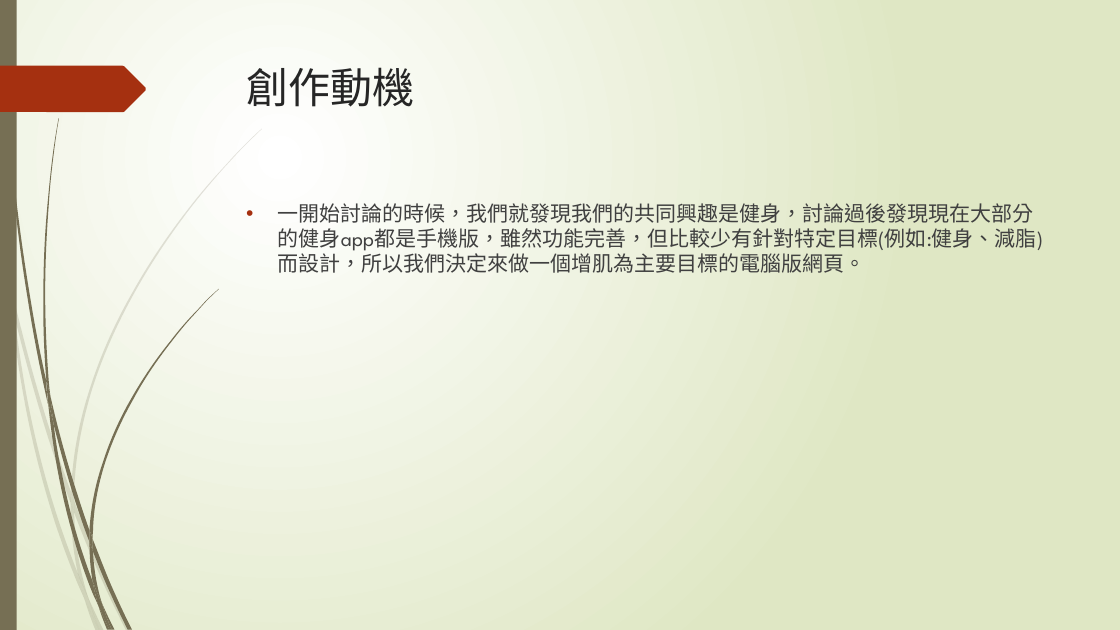
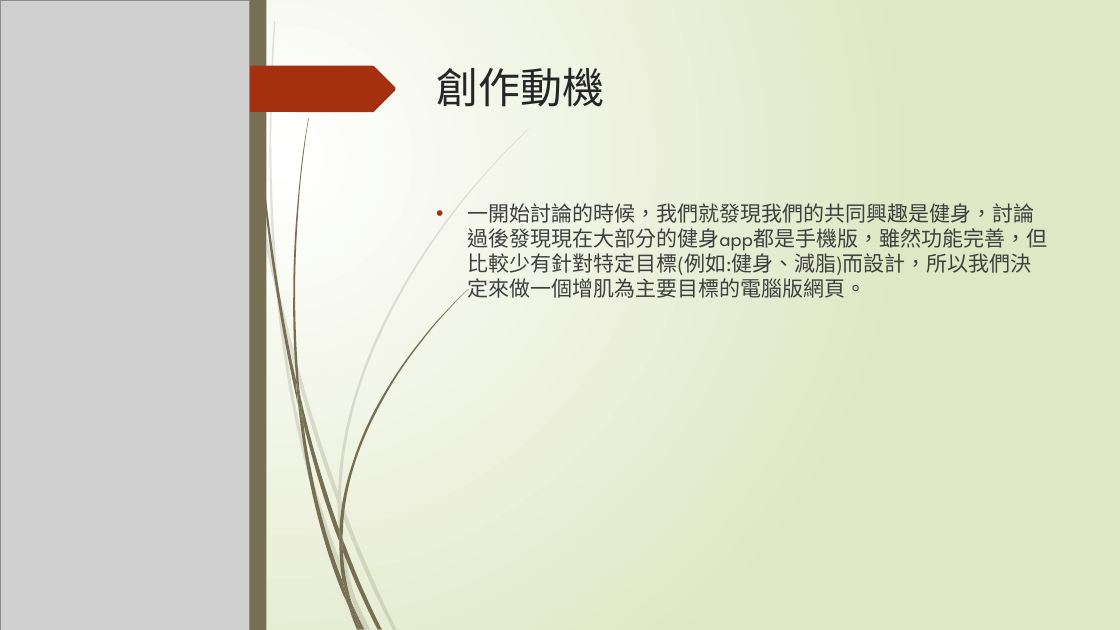
Before and after one commit to james-92/Web_FinalProject, a slide deck: slide 2 of 01157004+01157028.pptx. Drawn at 1120x630 pixels with LibreOffice and Linux fonts; fonts in the diff are those of the drawing; grey boxes stand for pictures. Boxes give left, top, right and bottom in pixels: in the first picture for what was removed or moved away, otherwise in the second. Text is boxed around its words. In the diff, an @@ line names an element or a change of style, - is before the commit and + after.

```diff
--- a/01157004+01157028.pptx
+++ b/01157004+01157028.pptx
@@ rectangle added at [0, 0, 1120, 630], fill gradient #FFFFFF to #DFE8C4 @@
@@ picture added at [0, 0, 250, 630] @@
@@ rectangle added at [250, 0, 266, 630], fill #766F54 @@
@@ title "創作動機": place and size @@
-title "創作動機" at [247, 67, 415, 107]
+title "創作動機" at [436, 67, 604, 107]
@@ freeform shape added at [250, 66, 396, 112], fill #A53010 @@
@@ text "一開始討論的時候，我們就發現我們的共同興趣是健身，討論過後發現現在大部分的健身app都是手機版，雖然功能完善，但比較少有 ..." rewrapped from [278, 200, 1044, 273] to [468, 200, 1047, 298] @@
@@ group removed at [9, 290, 88, 600]: 4 freeform shapes @@
@@ group removed at [43, 118, 218, 607]: 7 freeform shapes @@
@@ group added at [252, 0, 469, 630]: 12 freeform shapes @@
@@ group added at [267, 21, 529, 630]: 12 freeform shapes @@
```
Also in this commit, not shown: 8 other slides changed, 6 slides added.
